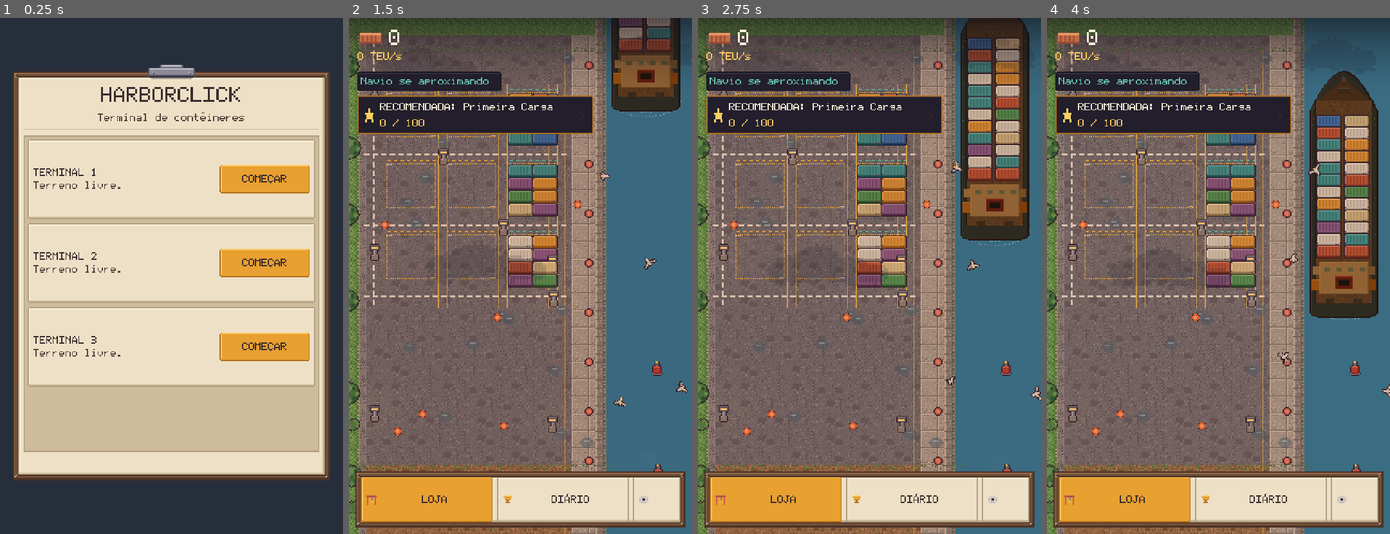
Above: before the commit, frames 1-4 (left to right).
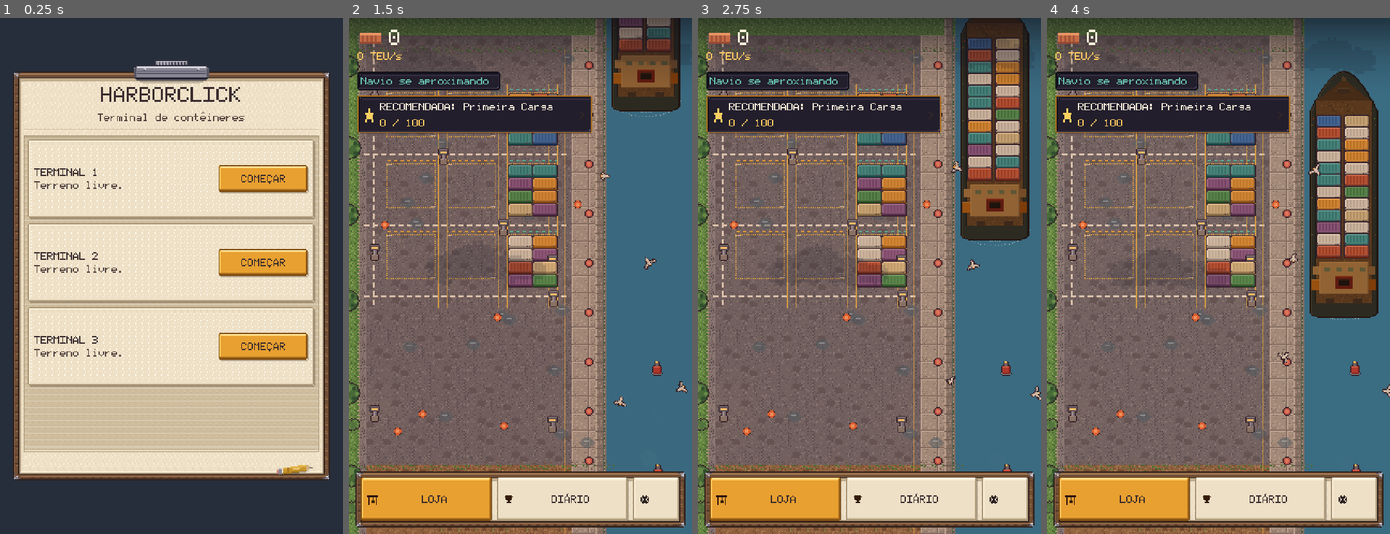
Above: after the commit, the same moments.

Repository: chicogborba/HarborClick
Game: Godot game, scene res://scenes/Title.tscn
Same seed, same stepped clock (60 frames per second), same inputs: the game is played once before the commit and once after it.
Inputs (mouse positions are in pixels of both pictures, inside the frame that each line leads up to):
- Up to frame 1 (0.25 s): no input
- Up to frame 2 (1.5 s): click "COMEÇAR" at 0.5 s; click "LOJA" at 1.25 s
- Up to frame 3 (2.75 s): tap Enter (ui_accept) at 2, 2.27 s; move the mouse to (944, 250) at 2.02 s; hold D (pan_right) from 2.03 s (still down); click (944, 250) at 2.17 s
- Up to frame 4 (4 s): release D (pan_right) at 2.75 s; drag from (1149, 301) to (1201, 379) at 2.77 s; move the mouse to (1252, 162) at 3.52 s; hold D (pan_right) from 3.53 s (still down); click (1252, 162) at 3.67 s

The runs differ from the first frame. In frame 1, 11% of the frame differs, in the area x 3-97%, y 8-90%; in frame 2, 3.4%; in frame 3, 3.4%; in frame 4, 3.4%.

Commit message:
feat: draw the clipboard as an object instead of a diagram
The shape was right and the execution was flat: two tones per surface,
no shadow between layers, and a nine-patch centre that was *stretched* —
which forced every surface to be a solid colour to survive being
widened. It read as a diagram of a clipboard.

Two rules fix it.

Every layer casts a shadow on the one below it: board on world, paper on
board, slip on paper, clip on paper. Without that the whole thing stays
flat however good each piece is.

Nothing is a two-tone rectangle any more. Wood, steel, paper and every
key run four or five step ramps, and the flat faces carry grain, fibre
or a brushed streak. The centre tiles instead of stretching
(AXIS_STRETCH_MODE_TILE), which is the change that finally lets the
paper have real fibre and ruling.

What that buys, concretely: wood with grain and riveted steel corner
protectors; a 72px chrome spring clip with a knurled thumb plate that
straddles the top edge of every board; ruled manifest paper; slips with
a perforated tear edge and their own shadow; keys with a lit top face, a
shaded skirt and a cast shadow; the readout slate is a screwed-down
steel plate. Boards start low enough for the clip to be on screen.

The command rail's blank lower half gets a berth card — what the berth
is doing, a progress bar, and what the machines are contributing without
a finger on the screen — and a carpenter's pencil lying on the paper
under it. Ornament, and worth it: a board with nothing but printed rows
reads as a form; one with a pencil across it reads as something a person
was just holding.

Also fixes a real bug the pass surfaced: a key's icon kept its own white
tint, so an amber star on a cream ghost key rendered as an empty box.
Glyphs follow their key's text colour now.

Co-Authored-By: Claude Opus 5 <noreply@anthropic.com>

Diff:
--- a/scripts/main.gd
+++ b/scripts/main.gd
@@ -138,9 +138,7 @@
 		cam.focus_on(PortLayout.yard_bottom() - 120.0, 0.9))
 
 	world.berth.status_changed.connect(hud.set_berth_status)
-	world.berth.status_changed.connect(
-		func(status: Dictionary) -> void:
-			rail.set_berth_status(str(status.get("text", ""))))
+	world.berth.status_changed.connect(_on_berth_status)
 	world.berth.notice_requested.connect(
 		func(notice: Dictionary) -> void:
 			# Berth notices are refusals — full yard, invalid box, reverted
@@ -202,6 +200,14 @@
 			_set_berth_hint("Aguardando próximo navio")
 
 
+func _on_berth_status(status: Dictionary) -> void:
+	## The rail draws a card, so it wants the numbers, not a sentence.
+	var payload := status.duplicate()
+	payload["auto_rate"] = world.berth.auto_rate() if world != null \
+		and world.berth != null else 0.0
+	rail.set_berth(payload)
+
+
 func _set_berth_hint(text: String) -> void:
 	## Portrait reads it over the port, desktop reads it in the rail. One call
 	## site so the two can never drift apart.
@@ -213,8 +219,19 @@
 		# boxes.
 		full = "%s  -  %.1f/s auto" % [text, rate]
 	hud.set_job_hint(full)
-	if rail != null:
-		rail.set_berth_status(full)
+	if rail != null and world != null and world.berth != null:
+		# Keep the rail's card in step with the phase text even between the
+		# berth's own status emissions.
+		var progress := world.ship.export_progress()
+		var capacity := PortLayout.SHIP_BAY_COLS * PortLayout.SHIP_BAY_ROWS
+		var done: float = float(capacity - world.ship.cargo_left()) \
+			if world.ship.is_discharging() else float(progress.x)
+		rail.set_berth({
+			"text": text,
+			"current": done if world.ship.is_working() else 0.0,
+			"total": float(capacity) if world.ship.is_working() else 0.0,
+			"auto_rate": rate,
+		})
 
 
 func _apply_view_metrics(metrics: Dictionary) -> void:
--- a/scripts/ui/command_rail.gd
+++ b/scripts/ui/command_rail.gd
@@ -27,6 +27,8 @@
 var _readout: Readout
 var _berth_chip: PanelContainer
 var _berth_label: Label
+var _berth_bar: ProgressBar
+var _berth_detail: Label
 var _objective: PanelContainer
 var _objective_title: Label
 var _objective_progress: Label
@@ -71,13 +73,41 @@
 	_readout.setup(Readout.Style.PAPER)
 	_column.add_child(_readout)
 
-	_berth_chip = UiTheme.panel(UiTheme.slate_style(false, 4))
+	# The berth is the thing the player is actually watching, and the rail had
+	# a hand-sized patch of blank paper under the keys. It gets a real card:
+	# what the berth is doing, how far through it is, and what the machines are
+	# contributing without a finger on the screen.
+	_berth_chip = PanelContainer.new()
+	UiTheme.apply_panel(_berth_chip, UiTheme.card_style(&"normal"))
+	_berth_chip.mouse_filter = Control.MOUSE_FILTER_IGNORE
 	_berth_chip.visible = false
 	_column.add_child(_berth_chip)
-	_berth_label = UiTheme.label("", UiTheme.SIZE_SMALL, UiTheme.TEAL_LIGHT)
+	var berth_col := VBoxContainer.new()
+	berth_col.add_theme_constant_override(&"separation", 3)
+	berth_col.mouse_filter = Control.MOUSE_FILTER_IGNORE
+	_berth_chip.add_child(berth_col)
+	var berth_head := HBoxContainer.new()
+	berth_head.add_theme_constant_override(&"separation", 4)
+	berth_head.mouse_filter = Control.MOUSE_FILTER_IGNORE
+	berth_col.add_child(berth_head)
+	berth_head.add_child(UiTheme.icon(UiTheme.Icon.SHIP))
+	_berth_label = UiTheme.label("", UiTheme.SIZE_SMALL, UiTheme.INK)
 	_berth_label.clip_text = true
 	_berth_label.text_overrun_behavior = TextServer.OVERRUN_TRIM_ELLIPSIS
-	_berth_chip.add_child(_berth_label)
+	_berth_label.size_flags_horizontal = Control.SIZE_EXPAND_FILL
+	berth_head.add_child(_berth_label)
+	_berth_bar = ProgressBar.new()
+	var bar_styles := UiTheme.bar_styles()
+	_berth_bar.add_theme_stylebox_override(&"background", bar_styles[0])
+	_berth_bar.add_theme_stylebox_override(&"fill", bar_styles[1])
+	_berth_bar.show_percentage = false
+	_berth_bar.custom_minimum_size.y = 9.0
+	_berth_bar.max_value = 1.0
+	_berth_bar.mouse_filter = Control.MOUSE_FILTER_IGNORE
+	berth_col.add_child(_berth_bar)
+	_berth_detail = UiTheme.label("", UiTheme.SIZE_SMALL, UiTheme.INK_SOFT)
+	_berth_detail.clip_text = true
+	berth_col.add_child(_berth_detail)
 
 	_objective = PanelContainer.new()
 	UiTheme.apply_panel(_objective, UiTheme.card_style(&"ready"))
@@ -127,6 +157,16 @@
 		"Reconstruir o porto e emitir ações", prestige_requested)
 	_prestige_key.visible = false
 	_keys.add_child(_prestige_key)
+	# The keys never fill a full-height board and the blank sheet under them
+	# read as unfinished. A pencil lying across it says "someone works here"
+	# for the price of one sprite.
+	var pencil_row := Control.new()
+	pencil_row.custom_minimum_size.y = 24.0
+	pencil_row.mouse_filter = Control.MOUSE_FILTER_IGNORE
+	_keys.add_child(pencil_row)
+	var pencil := UiTheme.desk_prop("ui_pencil", -6.0)
+	pencil.position = Vector2(12, 6)
+	pencil_row.add_child(pencil)
 
 	# The keys do not fill a full-height board, and blank parchment reads as
 	# unfinished. The gap carries the three numbers a foreman would actually
@@ -188,7 +228,26 @@
 # --------------------------------------------------------------------- state
 
 func set_berth_status(text: String) -> void:
+	set_berth({"text": text})
+
+
+func set_berth(status: Dictionary) -> void:
+	var text := str(status.get("text", ""))
 	_berth_label.text = text
+	var total := float(status.get("total", 0.0))
+	var current := float(status.get("current", 0.0))
+	_berth_bar.visible = total > 0.0
+	if total > 0.0:
+		_berth_bar.max_value = total
+		_berth_bar.value = clampf(current, 0.0, total)
+	var rate := float(status.get("auto_rate", 0.0))
+	var parts: PackedStringArray = []
+	if total > 0.0:
+		parts.append("%d / %d" % [int(current), int(total)])
+	if rate > 0.0:
+		parts.append("%.1f/s automático" % rate)
+	_berth_detail.text = "  -  ".join(parts)
+	_berth_detail.visible = not _berth_detail.text.is_empty()
 	_berth_chip.visible = _desktop and not text.is_empty()
 
 
@@ -268,8 +327,11 @@
 	_bar.visible = not _desktop
 	if _desktop:
 		var width := clampf(safe.size.x * 0.30, 240.0, 360.0)
-		_board.size = Vector2(width, safe.size.y - 16.0)
-		_board.position = Vector2(safe.end.x - width - 8.0, safe.position.y + 8.0)
+		# The spring clip straddles the top edge, so the board starts far
+		# enough down for the hardware to be on screen.
+		var top := safe.position.y + 20.0
+		_board.size = Vector2(width, safe.end.y - top - 8.0)
+		_board.position = Vector2(safe.end.x - width - 8.0, top)
 		# Overlays land exactly here, so opening the shop reads as the rail
 		# turning a page instead of a panel arriving from off screen.
 		content_rect = Rect2(_board.position, _board.size)
--- a/scripts/ui/hud.gd
+++ b/scripts/ui/hud.gd
@@ -118,7 +118,10 @@
 func _fit_berth_chip() -> void:
 	## The chip hugs its text instead of holding a fixed slab: a short phase
 	## like "Descarga 8/24" should not paint a bar across the port.
-	if _berth_chip == null or _job_label == null:
+	# The berth can emit one last status while the scene is being torn down —
+	# leaving to the menu does exactly that — and by then there is no viewport
+	# to measure against.
+	if _berth_chip == null or _job_label == null or not is_inside_tree():
 		return
 	_berth_chip.visible = not _job_label.text.is_empty()
 	var safe := _resolved_safe_rect(get_viewport().get_visible_rect().size)
--- a/scripts/ui/port_journal.gd
+++ b/scripts/ui/port_journal.gd
@@ -353,14 +353,16 @@
 	if not reward is Dictionary or reward.is_empty():
 		return "sem recompensa"
 	var kind := StringName(reward.get("kind", ""))
+	# Short on purpose: this line shares a 256px rail with the progress figures,
+	# and a truncated reward tells the player nothing at all.
 	match kind:
 		&"teu":
 			return "+%s TEU" % GameState.fmt(float(reward.get("amount", 0.0)))
 		&"meta":
-			return "+%d de carreira" % int(reward.get("amount", 1))
+			return "+%d carreira" % int(reward.get("amount", 1))
 		&"cosmetic":
-			return "item de coleção"
-	return "recompensa especial"
+			return "coleção"
+	return "especial"
 
 
 func _layout() -> void:
@@ -379,8 +381,11 @@
 		_sheet.size = slot.size
 		_sheet.position = slot.position
 	else:
-		_sheet.size = Vector2(safe.size.x - 12.0, maxf(220.0, safe.size.y - 24.0))
-		_sheet.position = Vector2(safe.position.x + 6.0, safe.end.y - _sheet.size.y - 6.0)
+		var top := safe.position.y + 20.0
+		_sheet.size = Vector2(safe.size.x - 12.0,
+			maxf(220.0, safe.end.y - top - 6.0))
+		_sheet.position = Vector2(safe.position.x + 6.0,
+			safe.end.y - _sheet.size.y - 6.0)
 	_backdrop.visible = _open
 	_sheet.visible = _open
 	UiTheme.place_clip(_clip, _sheet, safe)
--- a/scripts/ui/title_screen.gd
+++ b/scripts/ui/title_screen.gd
@@ -60,6 +60,11 @@
 	_slots.add_theme_constant_override(&"separation", 4)
 	_slots.size_flags_horizontal = Control.SIZE_EXPAND_FILL
 	sheet.add_child(_slots)
+
+	# A pencil clipped to the corner of the board, the way one actually would be.
+	var pencil := UiTheme.desk_prop("ui_pencil", -8.0)
+	pencil.name = "Pencil"
+	add_child(pencil)
 
 	_status = UiTheme.label("", UiTheme.SIZE_SMALL, UiTheme.INK_SOFT)
 	_status.horizontal_alignment = HORIZONTAL_ALIGNMENT_CENTER
@@ -177,3 +182,7 @@
 	_board.custom_minimum_size = _board.size
 	_board.position = (view - _board.size) * 0.5
 	UiTheme.place_clip(_clip, _board, Rect2(Vector2.ZERO, view))
+	var pencil := get_node_or_null(^"Pencil") as Control
+	if pencil != null:
+		pencil.position = _board.position + Vector2(
+			_board.size.x - pencil.size.x - 16.0, _board.size.y - 14.0)
--- a/scripts/ui/ui_theme.gd
+++ b/scripts/ui/ui_theme.gd
@@ -129,48 +129,54 @@
 	box.texture = load("res://assets/sprites/%s.png" % sprite)
 	box.set_texture_margin_all(margin)
 	box.set_content_margin_all(margin if content < 0 else content)
+	# Tiled, not stretched. A stretched centre smears one row of pixels across
+	# the whole panel, which is why the paper could never carry fibre or ruling
+	# before — every surface had to be a flat colour to survive being widened.
+	box.axis_stretch_horizontal = StyleBoxTexture.AXIS_STRETCH_MODE_TILE
+	box.axis_stretch_vertical = StyleBoxTexture.AXIS_STRETCH_MODE_TILE
 	return box
 
 
-static func board_style(content: int = 10) -> StyleBoxTexture:
-	## The clipboard itself: wooden frame, sunk parchment field.
-	return nine("ui_board", 8, content)
+static func board_style(content: int = 12) -> StyleBoxTexture:
+	## The clipboard itself: wood with grain, steel corner protectors, and the
+	## manifest sunk into a well.
+	return nine("ui_board", 12, content)
 
 
 static func paper_style(content: int = 5) -> StyleBoxTexture:
-	## A bare manifest sheet, for regions already inside a board.
-	return nine("ui_paper", 4, content)
+	## A ruled manifest sheet, for regions already inside a board.
+	return nine("ui_paper", 5, content)
 
 
 static func card_style(state: StringName = &"normal") -> StyleBoxTexture:
 	## `normal` | `ready` (affordable) | `locked` | `done`
 	match state:
 		&"ready":
-			return nine("ui_card_hi", 4, 5)
+			return nine("ui_card_hi", 5, 6)
 		&"locked":
-			return nine("ui_card_off", 4, 5)
+			return nine("ui_card_off", 5, 6)
 		&"done":
-			return nine("ui_card_done", 4, 5)
+			return nine("ui_card_done", 5, 6)
 		_:
-			return nine("ui_card", 4, 5)
+			return nine("ui_card", 5, 6)
 
 
 static func slate_style(lit: bool = false, content: int = 4) -> StyleBoxTexture:
 	## Dark readout. Numbers live here so they never sit on textured paper.
-	return nine("ui_slate_lit" if lit else "ui_slate", 3, content)
+	return nine("ui_slate_lit" if lit else "ui_slate", 5, content)
 
 
 static func well_style(content: int = 3) -> StyleBoxTexture:
 	## Recessed socket a port sprite sits in.
-	return nine("ui_well", 3, content)
+	return nine("ui_well", 5, content)
 
 
 static func tab_style(active: bool) -> StyleBoxTexture:
-	return nine("ui_tab_on" if active else "ui_tab_off", 4, 4)
+	return nine("ui_tab_on" if active else "ui_tab_off", 5, 5)
 
 
 static func bar_styles() -> Array[StyleBoxTexture]:
-	return [nine("ui_bar_bg", 3, 1), nine("ui_bar_fill", 3, 1)]
+	return [nine("ui_bar_bg", 4, 1), nine("ui_bar_fill", 4, 1)]
 
 
 static func apply_panel(control: Control, style: StyleBox) -> void:
@@ -207,7 +213,7 @@
 	return node
 
 
-const CLIP_SIZE := Vector2(46, 15)
+const CLIP_SIZE := Vector2(72, 22)
 
 
 static func clip_badge() -> TextureRect:
@@ -222,14 +228,30 @@
 	return node
 
 
+static func desk_prop(sprite: String, rotation_degrees: float = 0.0) -> TextureRect:
+	## A loose object resting on the paper. Ornament, and worth it: a board with
+	## nothing but printed rows reads as a form, one with a pencil across it
+	## reads as something a person was just holding.
+	var node := TextureRect.new()
+	node.texture = load("res://assets/sprites/%s.png" % sprite)
+	node.custom_minimum_size = node.texture.get_size()
+	node.size = node.texture.get_size()
+	node.stretch_mode = TextureRect.STRETCH_KEEP_CENTERED
+	node.texture_filter = CanvasItem.TEXTURE_FILTER_NEAREST
+	node.mouse_filter = Control.MOUSE_FILTER_IGNORE
+	node.pivot_offset = node.size * 0.5
+	node.rotation_degrees = rotation_degrees
+	return node
+
+
 static func place_clip(clip: TextureRect, board: Control, safe: Rect2) -> void:
 	## Straddles the board's top edge, and stands down entirely when the board
 	## is tall enough to reach the top of the safe area — a clip drawn over the
 	## status bar or the TEU readout is worse than no clip.
-	var top := board.position.y - 7.0
+	var top := board.position.y - 11.0
 	# It needs real air above it. A clip drawn into the top strip of the screen
 	# lands on the status bar or the TEU readout, which is worse than no clip.
-	clip.visible = board.visible and top >= safe.position.y + 22.0
+	clip.visible = board.visible and top >= safe.position.y + 26.0
 	clip.position = Vector2(
 		board.position.x + (board.size.x - CLIP_SIZE.x) * 0.5, top)
 
@@ -293,11 +315,11 @@
 
 static func style_button(node: Button, kind: StringName) -> void:
 	## Restyling in place keeps signal connections and focus state intact.
-	var normal := nine(str(_BUTTON_SPRITES.get(kind, "ui_btn")), 4, 4)
+	var normal := nine(str(_BUTTON_SPRITES.get(kind, "ui_btn")), 5, 5)
 	node.add_theme_stylebox_override(&"normal", normal)
 	node.add_theme_stylebox_override(&"hover", normal)
-	node.add_theme_stylebox_override(&"pressed", nine("ui_btn_down", 4, 4))
-	node.add_theme_stylebox_override(&"disabled", nine("ui_btn_off", 4, 4))
+	node.add_theme_stylebox_override(&"pressed", nine("ui_btn_down", 5, 5))
+	node.add_theme_stylebox_override(&"disabled", nine("ui_btn_off", 5, 5))
 	node.add_theme_stylebox_override(&"focus", _focus_style())
 	var text_color: Color = _BUTTON_TEXT.get(kind, INK)
 	node.add_theme_color_override(&"font_color", text_color)
@@ -308,6 +330,13 @@
 	# nobody can read is still a bad key, so it stays as legible as a disabled
 	# state is allowed to look.
 	node.add_theme_color_override(&"font_disabled_color", Color8(86, 78, 74))
+	# The glyph on a key follows the key's own text colour. Leaving it white
+	# made an amber star on a cream ghost key read as an empty box.
+	node.add_theme_color_override(&"icon_normal_color", text_color)
+	node.add_theme_color_override(&"icon_hover_color", text_color)
+	node.add_theme_color_override(&"icon_pressed_color", CREAM)
+	node.add_theme_color_override(&"icon_focus_color", text_color)
+	node.add_theme_color_override(&"icon_disabled_color", Color8(120, 112, 104))
 
 
 ## The two tones of the focus ring. A single colour cannot be visible on both
@@ -358,7 +387,7 @@
 
 static func style_segment(node: Button, active: bool) -> void:
 	var sprite := "ui_seg_on" if active else "ui_seg_off"
-	var box := nine(sprite, 3, 3)
+	var box := nine(sprite, 4, 4)
 	node.add_theme_stylebox_override(&"normal", box)
 	node.add_theme_stylebox_override(&"hover", box)
 	node.add_theme_stylebox_override(&"pressed", nine("ui_seg_on", 3, 3))
@@ -397,9 +426,9 @@
 	var bar := scroll.get_v_scroll_bar()
 	if bar == null:
 		return
-	bar.add_theme_stylebox_override(&"scroll", nine("ui_scroll_bg", 3, 0))
+	bar.add_theme_stylebox_override(&"scroll", nine("ui_scroll_bg", 4, 0))
 	for state in [&"grabber", &"grabber_highlight", &"grabber_pressed"]:
-		bar.add_theme_stylebox_override(state, nine("ui_scroll_grab", 3, 0))
+		bar.add_theme_stylebox_override(state, nine("ui_scroll_grab", 4, 0))
 	bar.custom_minimum_size.x = SCROLL_WIDTH
 
 
--- a/tests/phase3_progression_ui_test_runner.gd
+++ b/tests/phase3_progression_ui_test_runner.gd
@@ -32,7 +32,9 @@
 	journal.open()
 	await get_tree().process_frame
 	_expect(_inside(safe, journal._sheet.get_global_rect()), "journal mobile sheet remains inside safe area")
-	_expect(journal._sheet.size.y >= safe.size.y - 24.0, "journal is almost full-height on mobile")
+	# The board starts far enough down for its spring clip to be on screen, so
+	# "almost full height" now means the safe area minus that clip and a margin.
+	_expect(journal._sheet.size.y >= safe.size.y - 30.0, "journal is almost full-height on mobile")
 	var click := InputEventMouseButton.new()
 	click.button_index = MOUSE_BUTTON_LEFT
 	click.pressed = true
Binary file changed: assets/sprites/ui_bar_bg.png
Binary file changed: assets/sprites/ui_bar_fill.png
Binary file changed: assets/sprites/ui_board.png
Binary file changed: assets/sprites/ui_btn.png
Binary file changed: assets/sprites/ui_btn_alt.png
Binary file changed: assets/sprites/ui_btn_danger.png
Binary file changed: assets/sprites/ui_btn_down.png
Binary file changed: assets/sprites/ui_btn_ghost.png
Binary file changed: assets/sprites/ui_btn_off.png
Binary file changed: assets/sprites/ui_card.png
Binary file changed: assets/sprites/ui_card_done.png
Binary file changed: assets/sprites/ui_card_hi.png
(and 17 more such lines)
